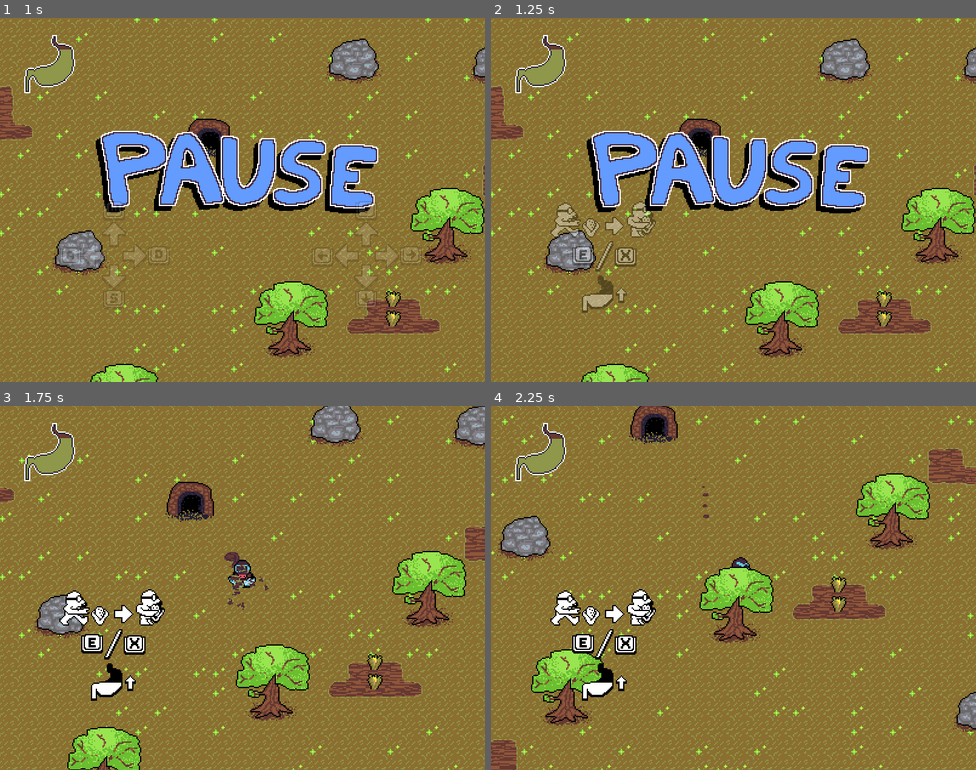
Above: before the commit, frames 1-4 (two rows, left to right).
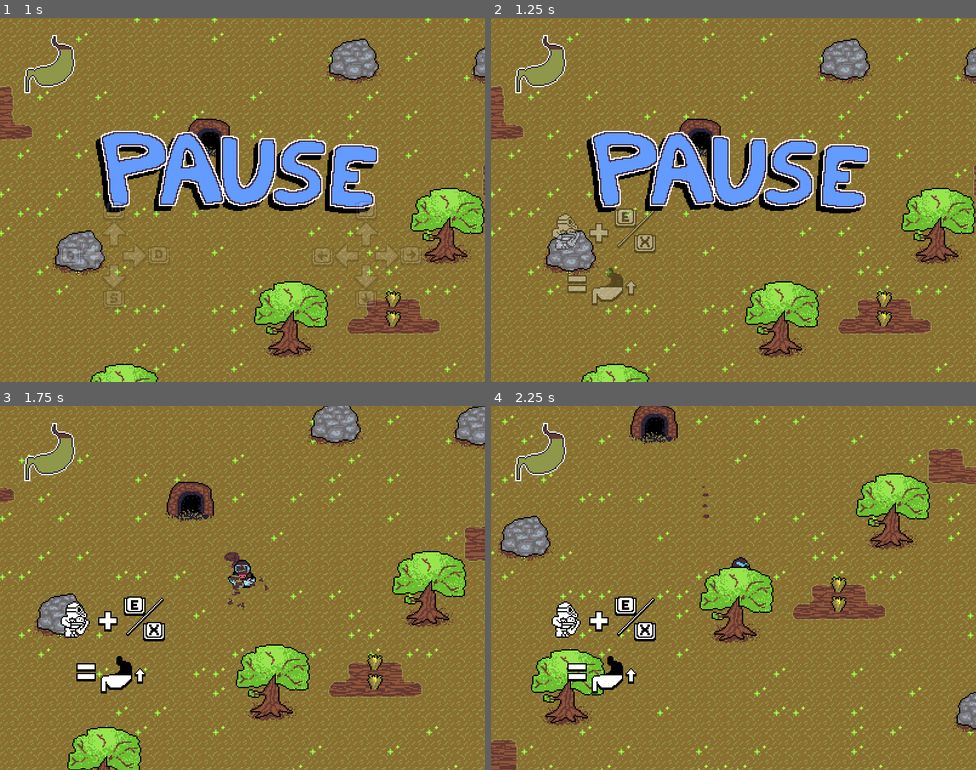
Above: after the commit, the same moments.

Repository: TheTophatDemon/KROT
Game: Godot game, scene res://scenes/title.tscn
Two runs of this game, one before a commit and one after it. Both use one fixed random seed, a clock stepped at 60 frames per second and the inputs below.
Inputs (mouse positions are in pixels of both pictures, inside the frame that each line leads up to):
- Up to frame 1 (1 s): tap Enter (ui_accept) at 0.5, 0.77 s; move the mouse to (349, 181) at 0.52 s; hold D (walk_east) from 0.53 s (still down); hold X (eat) from 0.53 s (still down); tap Z (dive) at 0.6 s; click (349, 181) at 0.67 s
- Up to frame 2 (1.25 s): keep holding D (walk_east); keep holding X (eat)
- Up to frame 3 (1.75 s): move the mouse to (145, 606) at 1.27 s; release D (walk_east) at 1.28 s; release X (eat) at 1.28 s; hold Down (walk_south) from 1.28 s (still down); tap X (eat) at 1.35 s; tap Enter (ui_accept) at 1.52 s; tap Z (dive) at 1.55 s
- Up to frame 4 (2.25 s): move the mouse to (782, 507) at 2.02 s; release Down (walk_south) at 2.03 s; hold D (walk_east) from 2.03 s (still down); hold X (eat) from 2.03 s (still down); tap Z (dive) at 2.1 s

Frame 1 is identical in both runs. In frame 2, 2.8% of the frame differs, in the area x 12-34%, y 50-81%; in frame 3, 2.8%; in frame 4, 2.8%.

Commit message:
Refined guides. Added HTML export. Changed icon. Fixed Krot going through obstacles when emerging.

Diff:
--- a/scenes/actors/krot.gd
+++ b/scenes/actors/krot.gd
@@ -5,7 +5,7 @@
 const WALK_THRESHOLD = 10.0
 const DIG_SOUND_FREQ = [0.1, 0.1] #Min, max
 const DIVE_TIME = 0.25
-const EAT_TIME = 1.5
+const EAT_TIME = 1.0
 const HUNGER_RATE = 1.0 / 60.0
 const HUNGER_DECREASE_RATE = 4.0 / 60.0 #The amount that hunger decreases after eating
 const OVERGROUND_WALK_SPEED = 160.0
@@ -45,6 +45,9 @@
 
 var score:int = 0
 var life_time:float = 0.0
+# The life time does not start until after the first deposit.
+# This present a player from getting a high score on time by not depositing anything, so no farmers appear.
+var first_deposit:bool = false
 
 var dive_check_shape:Shape2D
 
@@ -122,9 +125,6 @@
 				anim_spr.z_index = -1
 			State.DEFAULT:
 				anim_spr.visible = true
-				set_collision_layer_bit(Globals.COL_BIT_SURFACE, true)
-				set_collision_mask_bit(Globals.COL_BIT_HUMANS, true)
-				set_collision_mask_bit(Globals.COL_BIT_SOLIDS, true)
 			State.UNDERGROUND:
 				anim_spr.visible = false
 				set_collision_layer_bit(Globals.COL_BIT_SURFACE, false)
@@ -148,7 +148,7 @@
 	else:
 		hunger = 0.0
 
-	life_time += delta
+	if first_deposit: life_time += delta
 
 	if state != State.DYING:
 		#Diving in and out of underground
@@ -185,6 +185,12 @@
 					get_parent().add_child(crop)
 					crop.global_position = global_position
 					crop.rotate(randf() * PI * 2.0)
+
+				if state == State.UNDERGROUND:
+					# The bits are restored here so that the mole can't go through obstacles on the surface while emerging
+					set_collision_layer_bit(Globals.COL_BIT_SURFACE, true)
+					set_collision_mask_bit(Globals.COL_BIT_HUMANS, true)
+					set_collision_mask_bit(Globals.COL_BIT_SOLIDS, true)
 
 				#Finish the dive after a time
 				var _err = get_tree().create_timer(DIVE_TIME).connect("timeout", self, "end_dive")
@@ -245,6 +251,7 @@
 	if state == State.CARRYING:
 		change_state(State.DEFAULT)
 		emit_signal("deposited_crop")
+		first_deposit = true
 		score += 1
 
 func _input(event):
Not shown, added: export_presets.cfg
Binary file changed: gfx/ui/guide_diving.png
Binary file changed: gfx/ui/guide_diving2.png
Binary file changed: gfx/ui/guide_eating.png
Binary file changed: gfx/ui/splash_screen.png
Binary file changed: icon.png
Not shown, changed: .gitignore
Not shown, added: builds/web/index_template.html
